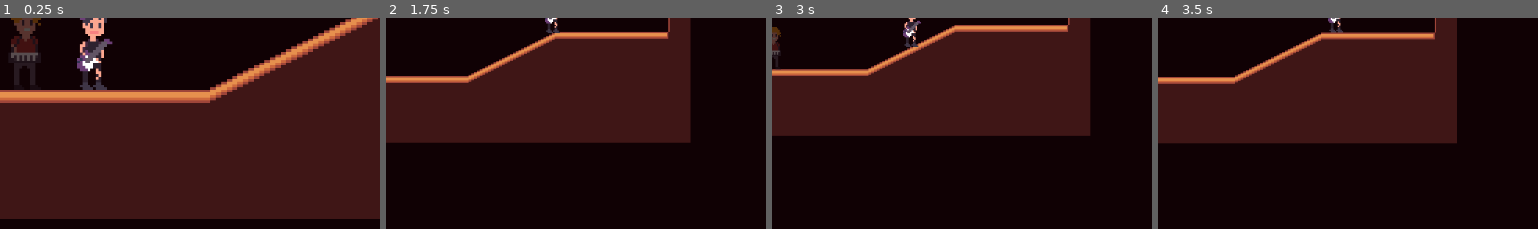
Above: before the commit, frames 1-4 (left to right).
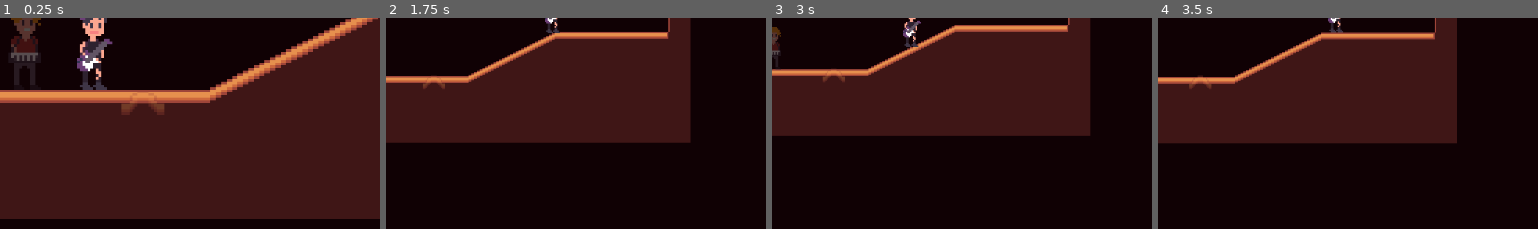
Above: after the commit, the same moments.

Repository: GioWashel/play-it-back
Game: Godot game, scene res://scenes/play_it_back.tscn
Same seed, same stepped clock (60 frames per second), same inputs: the game is played once before the commit and once after it.
Inputs:
- Up to frame 1 (0.25 s): no input
- Up to frame 2 (1.75 s): tap Enter at 0.5 s; hold Right (ui_right) from 0.53 s (still down)
- Up to frame 3 (3 s): release Right (ui_right) at 2.03 s; hold Left (ui_left) 2.03-2.78 s; hold Right (ui_right) from 2.78 s (still down)
- Up to frame 4 (3.5 s): keep holding Right (ui_right)
The pictures show only the part of the screen within x 41-91%, y 50-100%; the shares and areas given below are measured in that part.

The runs differ from the first frame. In frame 1, 0.4% of the frame differs, in the area x 31-44%, y 40-46%; in frame 2, less than 0.1%; in frame 3, less than 0.1%; in frame 4, less than 0.1%.

Commit message:
Added drummer rift sprites

Diff:
--- a/scenes/play_it_back.tscn
+++ b/scenes/play_it_back.tscn
@@ -8,6 +8,7 @@
 [ext_resource type="Texture2D" uid="uid://bq37kjtv4adsc" path="res://Assets/Tileset.png" id="3_tf8oe"]
 [ext_resource type="Texture2D" uid="uid://dkpnew4o5bidj" path="res://Assets/Charichters1.png" id="5_5p0py"]
 [ext_resource type="Script" uid="uid://c76oyvn14trs3" path="res://scripts/drummer_boy_action.gd" id="7_4cl2t"]
+[ext_resource type="Texture2D" uid="uid://h31rixsdw7pr" path="res://Assets/DrummerRift.png" id="8_nehl0"]
 
 [sub_resource type="TileSetAtlasSource" id="TileSetAtlasSource_2pvbs"]
 texture = ExtResource("3_tf8oe")
@@ -46,6 +47,61 @@
 radius = 4.82
 height = 31.58
 
+[sub_resource type="AtlasTexture" id="AtlasTexture_tadvr"]
+atlas = ExtResource("8_nehl0")
+region = Rect2(0, 0, 16, 16)
+
+[sub_resource type="AtlasTexture" id="AtlasTexture_ru5at"]
+atlas = ExtResource("8_nehl0")
+region = Rect2(16, 0, 16, 16)
+
+[sub_resource type="AtlasTexture" id="AtlasTexture_nlosj"]
+atlas = ExtResource("8_nehl0")
+region = Rect2(32, 0, 16, 16)
+
+[sub_resource type="AtlasTexture" id="AtlasTexture_n0ywk"]
+atlas = ExtResource("8_nehl0")
+region = Rect2(32, 0, 16, 16)
+
+[sub_resource type="AtlasTexture" id="AtlasTexture_844pp"]
+atlas = ExtResource("8_nehl0")
+region = Rect2(16, 0, 16, 16)
+
+[sub_resource type="AtlasTexture" id="AtlasTexture_yyn8k"]
+atlas = ExtResource("8_nehl0")
+region = Rect2(0, 0, 16, 16)
+
+[sub_resource type="SpriteFrames" id="SpriteFrames_j64d3"]
+animations = [{
+"frames": [{
+"duration": 1.0,
+"texture": SubResource("AtlasTexture_tadvr")
+}, {
+"duration": 1.0,
+"texture": SubResource("AtlasTexture_ru5at")
+}, {
+"duration": 1.0,
+"texture": SubResource("AtlasTexture_nlosj")
+}],
+"loop": false,
+"name": &"Wind Down",
+"speed": 5.0
+}, {
+"frames": [{
+"duration": 1.0,
+"texture": SubResource("AtlasTexture_n0ywk")
+}, {
+"duration": 1.0,
+"texture": SubResource("AtlasTexture_844pp")
+}, {
+"duration": 1.0,
+"texture": SubResource("AtlasTexture_yyn8k")
+}],
+"loop": false,
+"name": &"Wind Up",
+"speed": 5.0
+}]
+
 [node name="play-it-back" type="Node2D"]
 
 [node name="Camera2D" type="Camera2D" parent="."]
@@ -82,6 +138,12 @@
 position = Vector2(0, -2)
 script = ExtResource("7_4cl2t")
 
+[node name="DrummerRift" type="AnimatedSprite2D" parent="Node2D/DrummerBoy/DrummerBoyAction"]
+position = Vector2(66.725, 25.035)
+sprite_frames = SubResource("SpriteFrames_j64d3")
+animation = &"Wind Up"
+autoplay = "Wind Up"
+
 [node name="CollisionShape2D" type="CollisionShape2D" parent="Node2D/DrummerBoy"]
 shape = SubResource("CapsuleShape2D_4a3wb")
 
Binary file added: Assets/DrummerRift.ase
Binary file added: Assets/DrummerRift.png
Not shown, added: Assets/DrummerRift.png.import
Not shown: 1 places in scenes/play_it_back.tscn that only renumber resources
